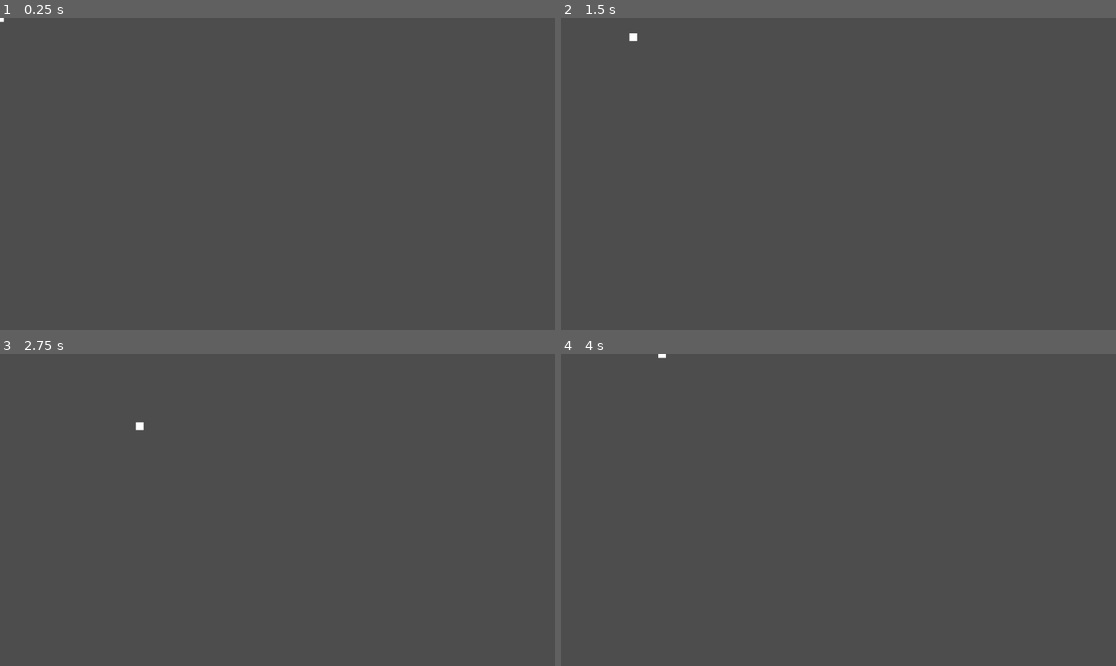
Above: before the commit, frames 1-4 (two rows, left to right).
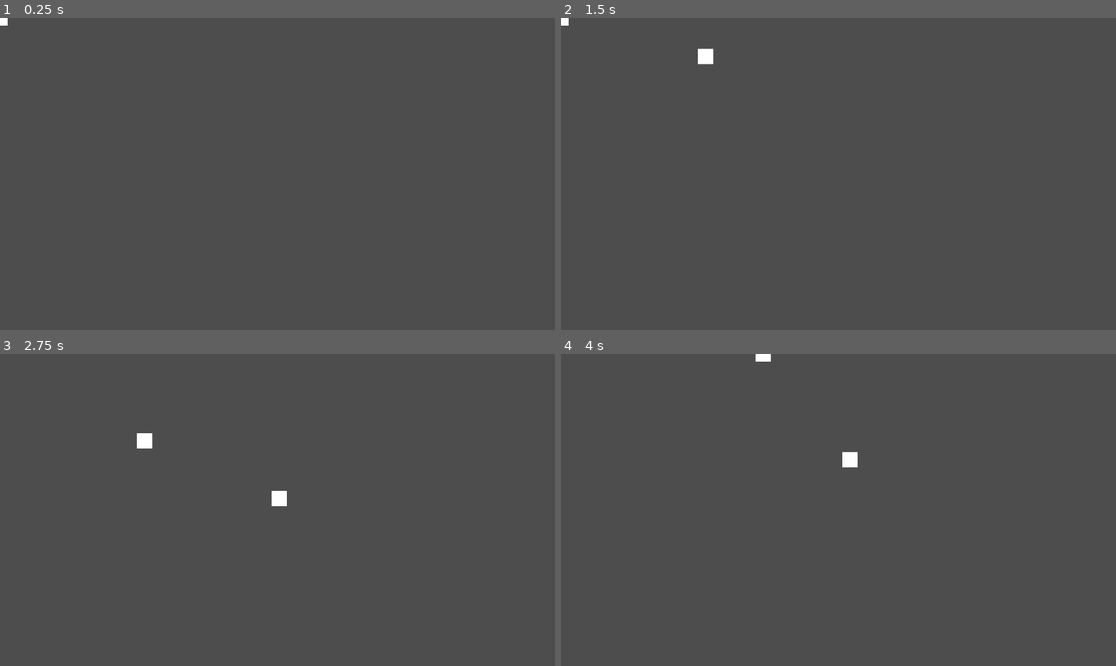
Above: after the commit, the same moments.

Repository: mantisgaming/Laglubber
Game: Godot game, scene res://player/Player.tscn
The game is run twice, just before and just after one commit, with the same random seed, the same clock (stepped at 60 frames per second) and the same inputs.
Inputs:
- Up to frame 1 (0.25 s): no input
- Up to frame 2 (1.5 s): tap Enter at 0.5 s; hold D (move_right) 0.53-1.28 s; hold S (move_down) from 1.28 s (still down)
- Up to frame 3 (2.75 s): release S (move_down) at 2.03 s; hold D (move_right) from 2.03 s (still down)
- Up to frame 4 (4 s): release D (move_right) at 2.78 s; hold W (move_up) 2.78-3.53 s; hold A (move_left) from 3.53 s (still down)

The runs differ from the first frame. In frame 1, less than 0.1% of the frame differs, in the area x 0-2%, y 0-3%; in frame 2, 0.2%; in frame 3, 0.3%, in the area x 24-52%, y 21-49%; in frame 4, 0.2%.

Commit message:
Implemented movement replay

Diff:
--- a/player/MovementController.gd
+++ b/player/MovementController.gd
@@ -4,7 +4,7 @@
 @export
 var move_speed: float = 200
 
-func doAction(action : MovementAction) -> void:
+func do_action(action : MovementAction) -> void:
 	var character = (get_parent() as CharacterBody2D)
 	character.velocity = action.velocity * move_speed
 	character.move_and_slide()
--- /dev/null
+++ b/player/MovementReplayer.gd
@@ -0,0 +1,17 @@
+extends MovementController
+
+@export
+var delay: int = 60
+
+var wait: int = 0;
+
+var sequence: Array[MovementAction] = []
+
+func add_action(action: MovementAction) -> void:
+	sequence.push_back(action);
+
+func _physics_process(_delta: float) -> void:
+	if wait < delay:
+		wait += 1
+		return
+	do_action(sequence.pop_front())
--- a/player/MovementSequence.gd
+++ /dev/null
@@ -1,5 +0,0 @@
-extends Object
-class_name MovementSequence
-
-## A list of movements and on which frame they take place
-var movements : Dictionary[int, MovementAction] = {}
--- a/player/Player.tscn
+++ b/player/Player.tscn
@@ -1,10 +1,12 @@
-[gd_scene load_steps=5 format=3 uid="uid://dtfpt23koisvo"]
+[gd_scene load_steps=6 format=3 uid="uid://dtfpt23koisvo"]
 
 [ext_resource type="Script" uid="uid://bisvtijba0wsc" path="res://player/MovementController.gd" id="1_ulp21"]
 [ext_resource type="Script" uid="uid://d0aotwcl01w0i" path="res://player/PlayerInput.gd" id="2_3c3w1"]
 [ext_resource type="Texture2D" uid="uid://b6lkcts4w3ifn" path="res://player/PlayerSprite.png" id="2_wnvi2"]
+[ext_resource type="Script" uid="uid://con2dkte43oaq" path="res://player/MovementReplayer.gd" id="3_83hs8"]
 
 [sub_resource type="CircleShape2D" id="CircleShape2D_ulp21"]
+radius = 8.0
 
 [node name="Player" type="Node2D"]
 
@@ -20,12 +22,11 @@
 texture = ExtResource("2_wnvi2")
 
 [node name="Lag Character" type="CharacterBody2D" parent="."]
-visible = false
 collision_layer = 0
 collision_mask = 0
 
 [node name="MovementController" type="Node" parent="Lag Character"]
-script = ExtResource("1_ulp21")
+script = ExtResource("3_83hs8")
 
 [node name="CollisionShape2D" type="CollisionShape2D" parent="Lag Character"]
 shape = SubResource("CircleShape2D_ulp21")
@@ -36,4 +37,5 @@
 [node name="Player Input" type="Node" parent="."]
 script = ExtResource("2_3c3w1")
 
-[connection signal="on_new_action" from="Player Input" to="Main Character/MovementController" method="doAction"]
+[connection signal="on_new_action" from="Player Input" to="Main Character/MovementController" method="do_action"]
+[connection signal="on_new_action" from="Player Input" to="Lag Character/MovementController" method="add_action"]
--- a/project.godot
+++ b/project.godot
@@ -13,6 +13,10 @@
 config/name="Laglubbers"
 run/main_scene="uid://dtfpt23koisvo"
 config/features=PackedStringArray("4.5", "Forward Plus")
+
+[display]
+
+window/stretch/scale=2.0
 
 [input]
 
Not shown, added: player/MovementReplayer.gd.uid
Not shown, removed: player/MovementSequence.gd.uid
